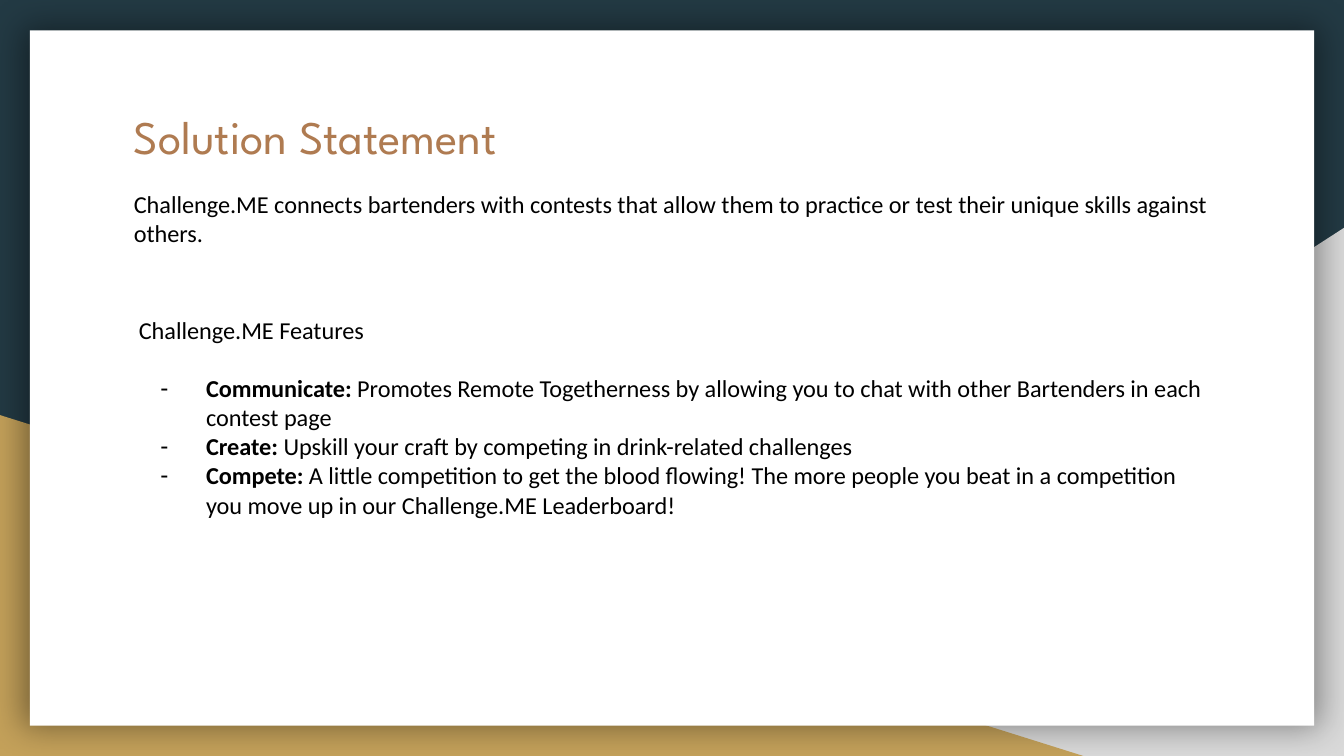
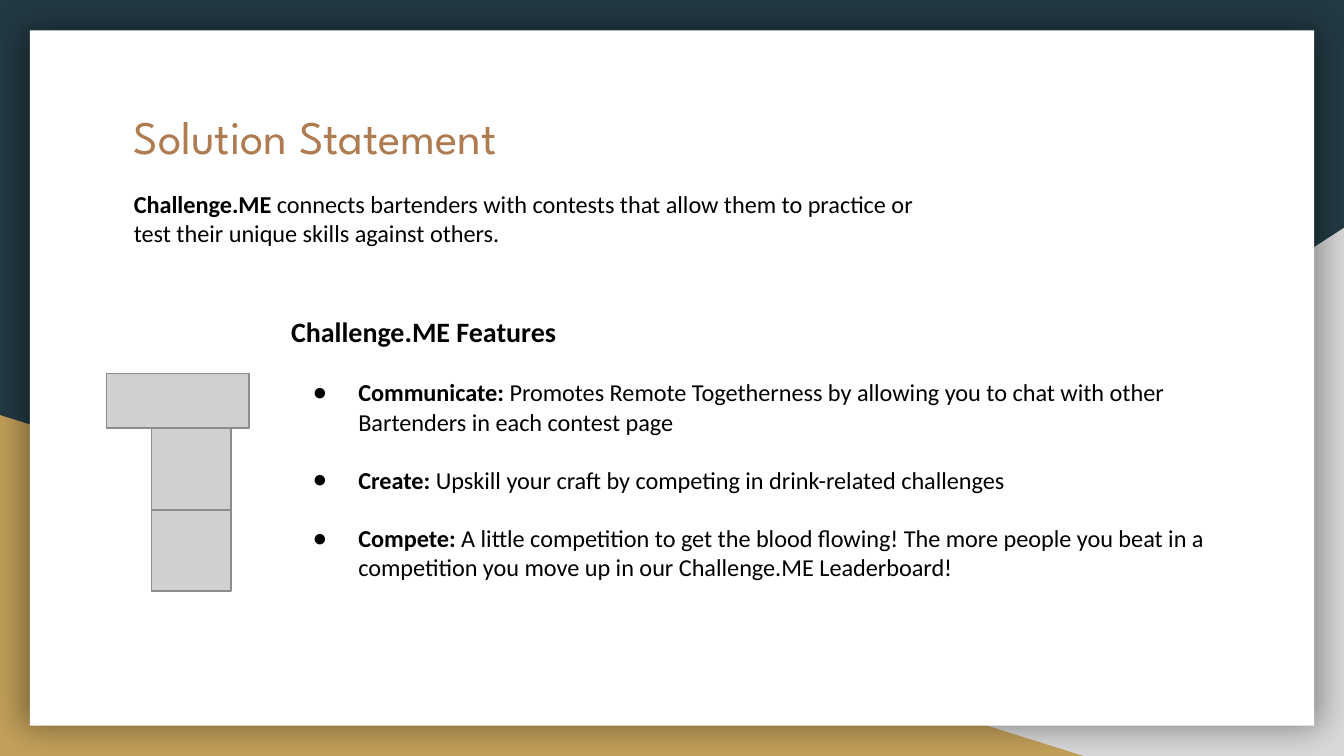
Before and after one commit to CristinaSahoo/Motivation-Through-Friendly-Competition, a slide deck: slide 9 of presentation/Motivation-Friendly-Competition.pptx (slide 3 before the commit). Drawn at 1344x756 pixels with LibreOffice and Linux fonts; fonts in the diff are those of the drawing; grey boxes stand for pictures. Boxes give left, top, right and bottom in pixels: in the first picture for what was removed or moved away, otherwise in the second. Text is boxed around its words. In the diff, an @@ line names an element or a change of style, - is before the commit and + after.

```diff
--- a/presentation/Motivation-Friendly-Competition.pptx
+++ b/presentation/Motivation-Friendly-Competition.pptx
@@ text "Challenge.ME connects bartenders with contests ..." at (134, 196, 912, 246): bold on in "Challenge.ME" @@
@@ text "Challenge.ME Features": place and size @@
-text "Challenge.ME Features" at (139, 322, 1201, 518)
+text "Challenge.ME Features" at (291, 322, 1204, 580)
@@ text "Challenge.ME Features" at (291, 322, 1204, 580): size 13 to 15 pt, bold on in "Challenge.ME Features"; bullet - to ● @@
@@ picture added at (106, 374, 249, 427) @@
@@ picture added at (152, 429, 231, 511) @@
@@ picture added at (152, 511, 231, 591) @@
```
Also in this commit, not shown: 2 other slides changed, 6 slides added, 1 slide removed, 3 other files.
